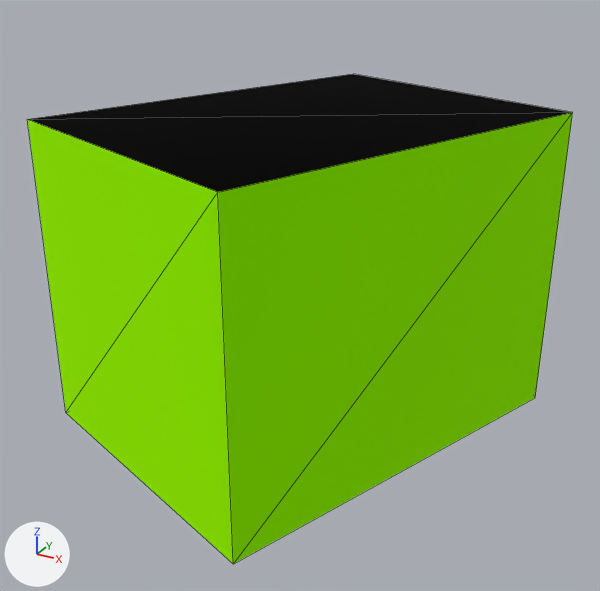
One commit to the glTF model web/public/assets/cities/melbourne/tiles/2_-2.far.glb: the scene before it, then after it.
The view is the same before and after, from a camera (50 mm lens) standing at (558.73, -281.25, -0.87) and looking at (547.55, -260.91, -11.04). Arrows for +X, +Y and +Z are at lower left; the lights stay in place. The first picture is the older version. Mesh edges are drawn as thin lines. Where no turn or scale is listed for an object, it has been applied to the vertices. Vertices at exactly the same position are counted once.

Objects in the first picture: '2_-2_far'.
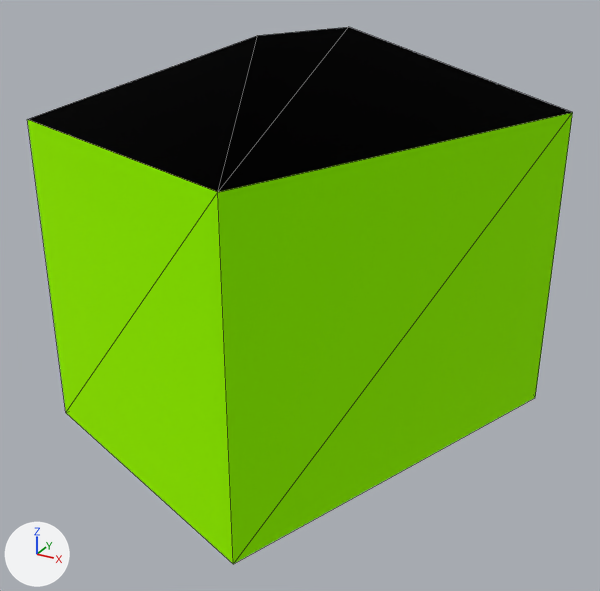
Where the newer file only moved an object's origin or applied its transform, the numbers keep the older frame.

Pixel boxes [x1, y1, x2, y2] of what changed, in the pictures (600 x 591 px):
'2_-2_far', reshaped (10% taller): before [27, 74, 573, 564]; after [27, 27, 573, 564]
part 1 of me_2__2_far, built on: before [28, 74, 573, 192]; after [28, 27, 573, 192]

Patch to the scene script:
```diff
--- a/web/public/assets/cities/melbourne/tiles/2_-2.far.glb.py
+++ b/web/public/assets/cities/melbourne/tiles/2_-2.far.glb.py
@@ me_2__2_far @@
 # used by ob_2__2_far; location = (547.33, -260.2, -10.54)
 # verts and faces of me_2__2_far; kept vertices keep their numbers, new ones are numbered from 8
 # before: 2 (2.1, -7.5, 4.8) at pixel (217, 192), 3 (-6.6, -4.2, 4.8) at pixel (27, 119), 5 (6.6, 4.2, 4.8) at pixel (572, 112), 7 (-2.1, 7.5, 4.8) at pixel (353, 73)
-me_2__2_far.from_pydata(...)  # 8 vertices, 10 faces; spans x -6.6..6.6, y -7.5..7.5, z -4.8..4.8
+me_2__2_far.from_pydata(...)  # 12 vertices, 16 faces; spans x -6.6..6.6, y -7.5..7.5, z -4.8..7.1
+# me_2__2_far part 1
+delete_faces([(3, 5, 7), (2, 5, 3)])
+verts[8] = (-0.6, -1.5, 7.1)  # pixel (257, 35)
+verts[9] = (-0.6, -1.5, 7.1)  # pixel (257, 35)
+verts[10] = (0.6, 1.5, 7.1)  # pixel (348, 26)
+verts[11] = (0.6, 1.5, 7.1)  # pixel (348, 26)
+faces += [(2, 8, 3), (3, 9, 8), (2, 5, 10), (2, 10, 8), (5, 7, 11), (5, 10, 11)]  # mat_roof
+faces += [(3, 9, 7), (7, 9, 11)]  # mat_roof
 me_2__2_far.materials.append(mat_facade)
```
